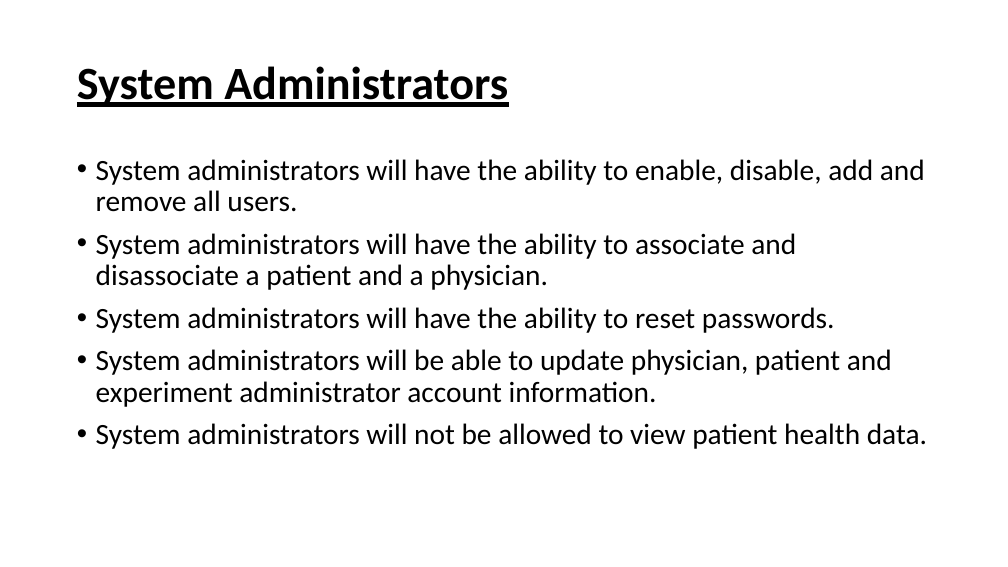
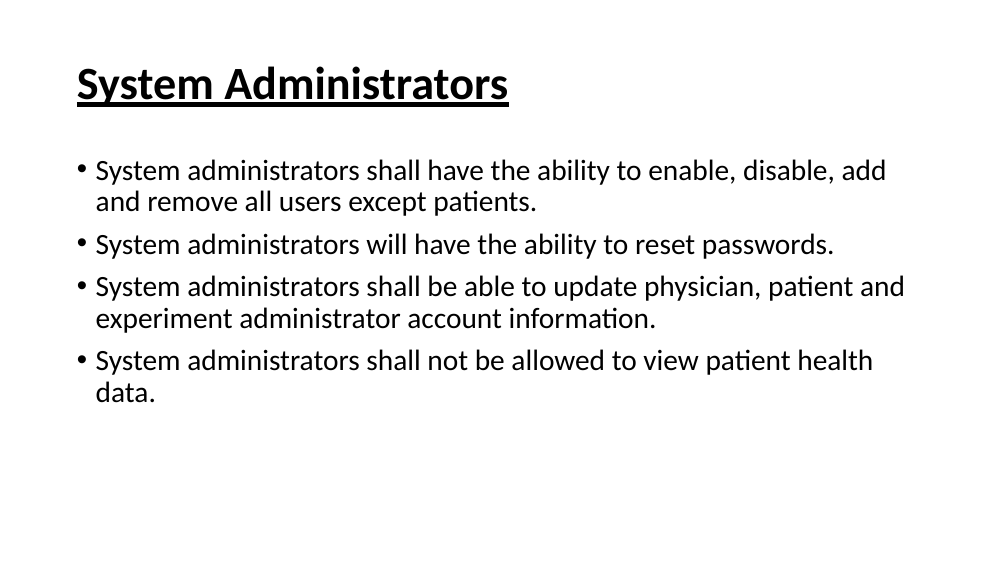
Before and after one commit to trwq63/med656, a slide deck: slide 6 of Misc/Presentation_-_User_Roles.pptx. Drawn at 1008x567 pixels with LibreOffice and Linux fonts; fonts in the diff are those of the drawing. Boxes give left, top, right and bottom in pixels: in the first picture for what was removed or moved away, otherwise in the second. Text is boxed around its words. In the diff, an @@ line names an element or a change of style, - is before the commit and + after.

```diff
--- a/Misc/Presentation_-_User_Roles.pptx
+++ b/Misc/Presentation_-_User_Roles.pptx
@@ text at <box>96,159,887,216</box>: text changed @@
-• System administrators will have the ability to enable, disable, add and remove all users.
-• System administrators will have the ability to associate and disassociate a patient and a physician.
+• System administrators shall have the ability to enable, disable, add and remove all users except patients.
@@ text at <box>96,275,905,403</box>: text changed @@
-• System administrators will be able to update physician, patient and experiment administrator account information.
-• System administrators will not be allowed to view patient health data.
+• System administrators shall be able to update physician, patient and experiment administrator account information.
+• System administrators shall not be allowed to view patient health data.
```
Also in this commit, not shown: 3 other slides changed.
